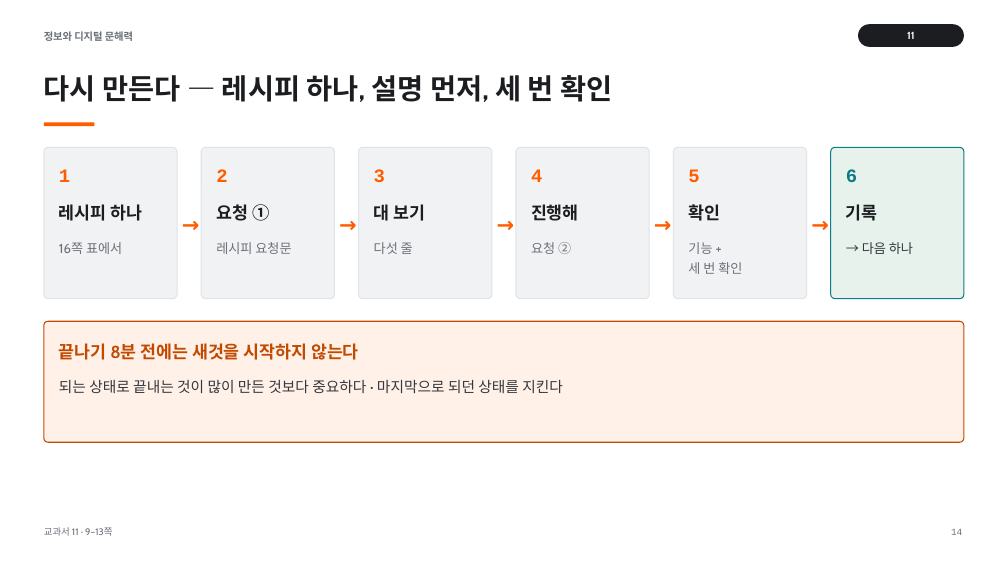
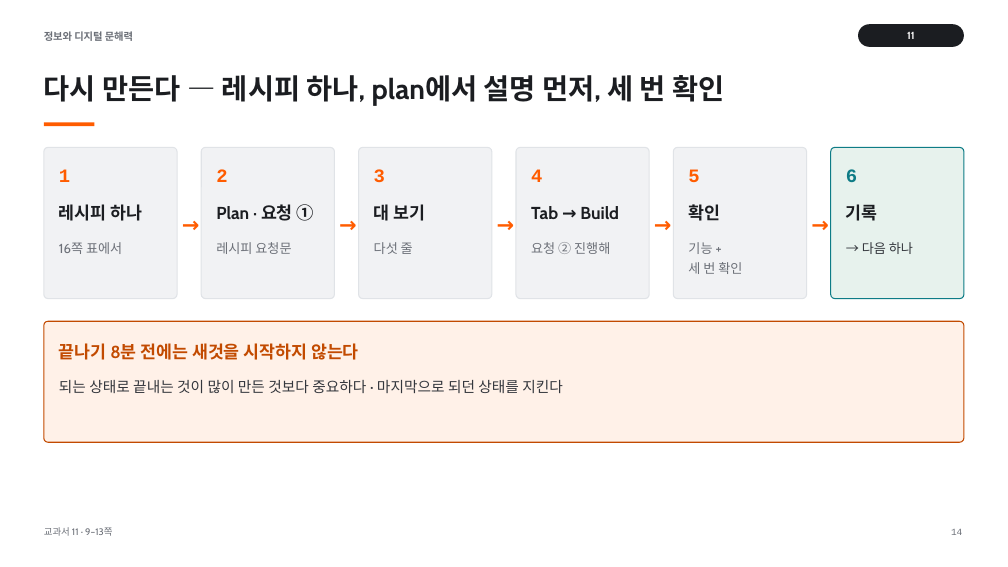
Before and after one commit to vcl-korea/2026-2nd-semester__jdh, a slide deck: slide 14 of 11/ppt/11_서비스_개발하기.pptx. Drawn at 1008x567 pixels with LibreOffice and Linux fonts; fonts in the diff are those of the drawing. Boxes give left, top, right and bottom in pixels: in the first picture for what was removed or moved away, otherwise in the second. Text is boxed around its words. In the diff, an @@ line names an element or a change of style, - is before the commit and + after.

```diff
--- a/11/ppt/11_서비스_개발하기.pptx
+++ b/11/ppt/11_서비스_개발하기.pptx
@@ text at box(44, 75, 725, 105): text changed @@
-다시 만든다 — 레시피 하나, 설명 먼저, 세 번 확인
+다시 만든다 — 레시피 하나, plan에서 설명 먼저, 세 번 확인
@@ text at box(216, 204, 314, 221): text changed @@
-요청 ①
+Plan · 요청 ①
@@ text at box(531, 206, 619, 219): text changed @@
-진행해
+Tab → Build
@@ text at box(531, 242, 610, 254): text changed @@
-요청 ②
+요청 ② 진행해
```
Also in this commit, not shown: 9 other slides changed, 49 other files.
